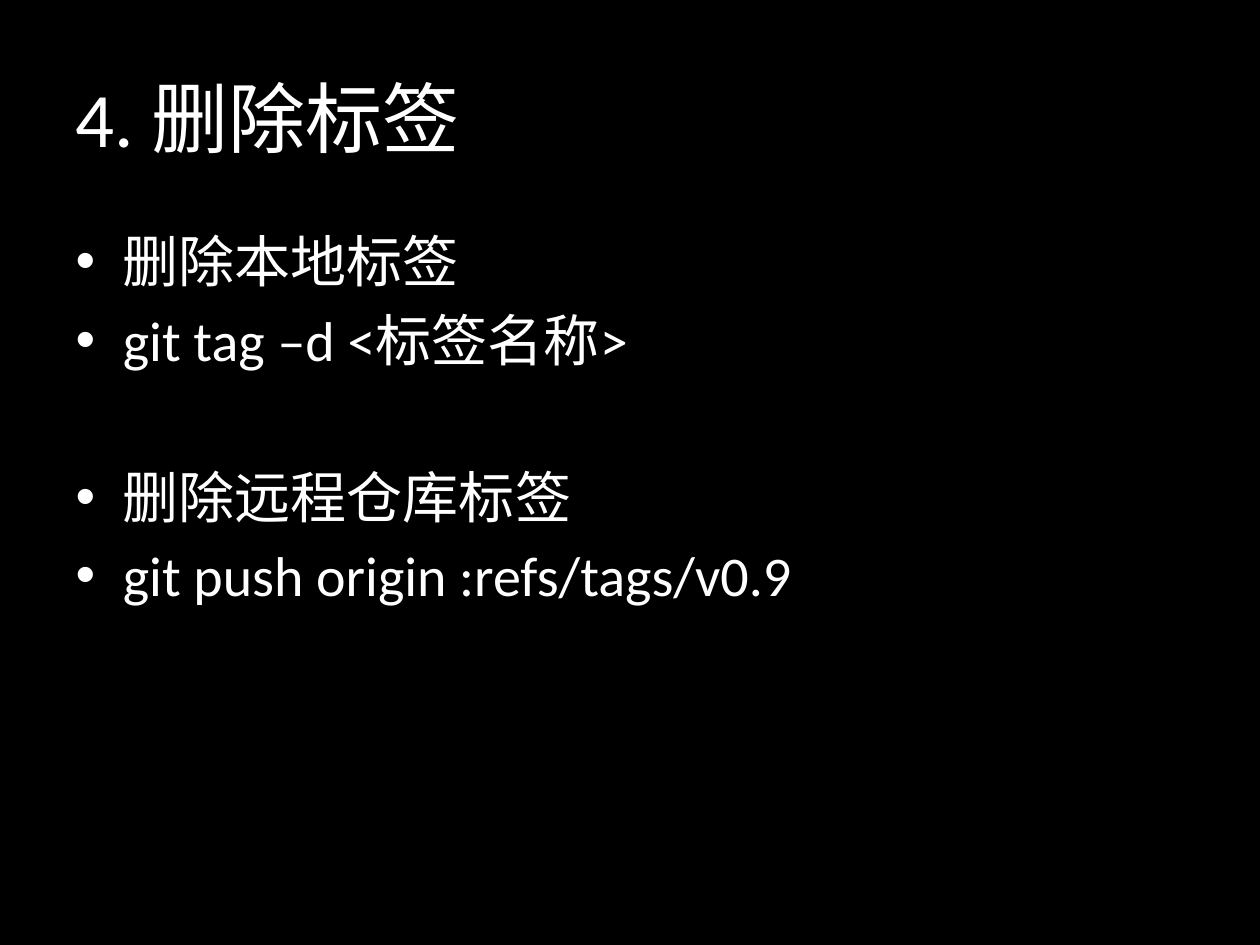
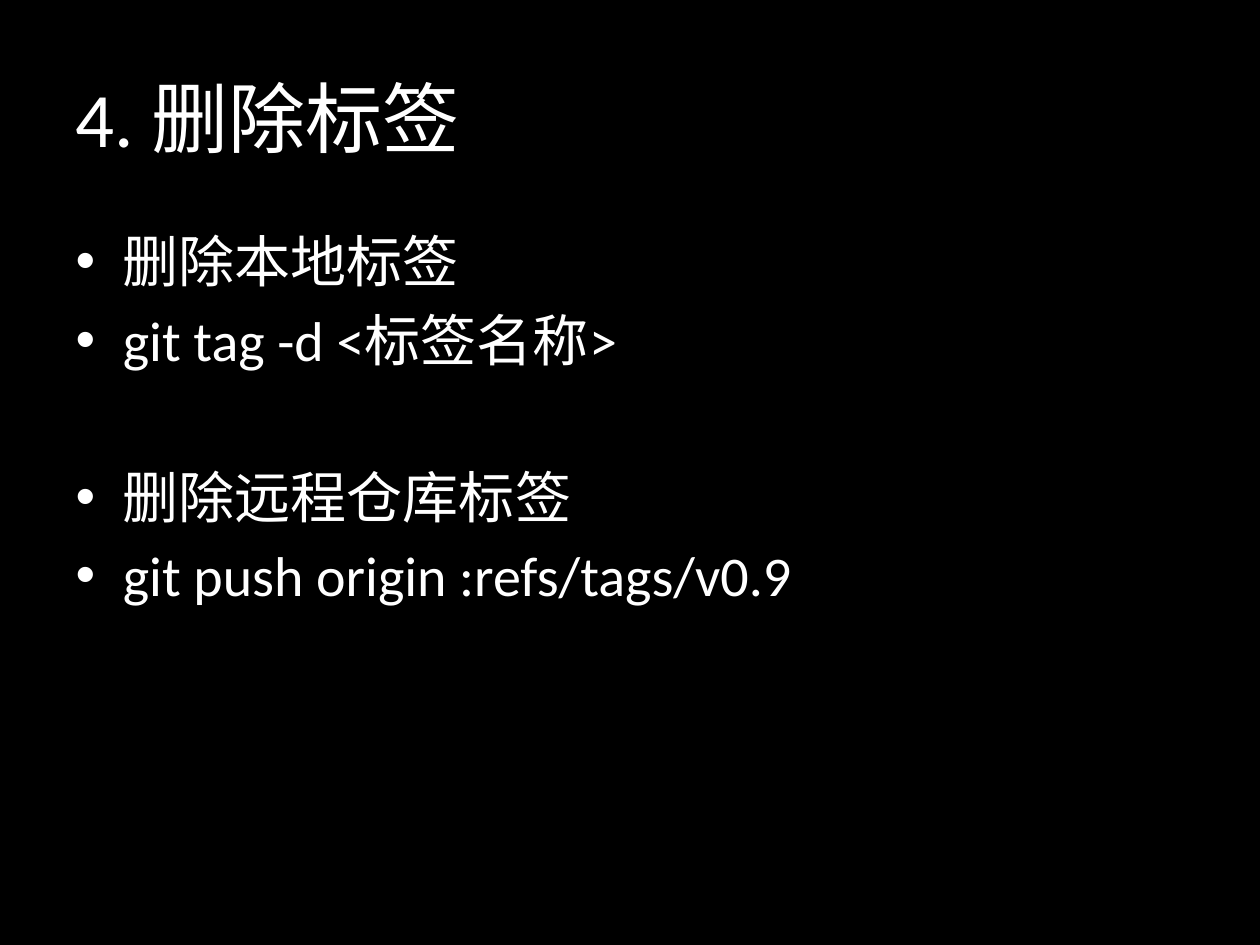
Before and after one commit to sontekliu/git-book, a slide deck: slide 43 of Git.pptx. Drawn at 1260x945 pixels with LibreOffice and Linux fonts; fonts in the diff are those of the drawing. Boxes give left, top, right and bottom in pixels: in the first picture for what was removed or moved away, otherwise in the second. Text is boxed around its words. In the diff, an @@ line names an element or a change of style, - is before the commit and + after.

Commit message:
update git ppt

```diff
--- a/Git.pptx
+++ b/Git.pptx
@@ text at bbox=[123, 314, 617, 371]: text changed @@
-• git tag –d <标签名称>
+• git tag -d <标签名称>
```
